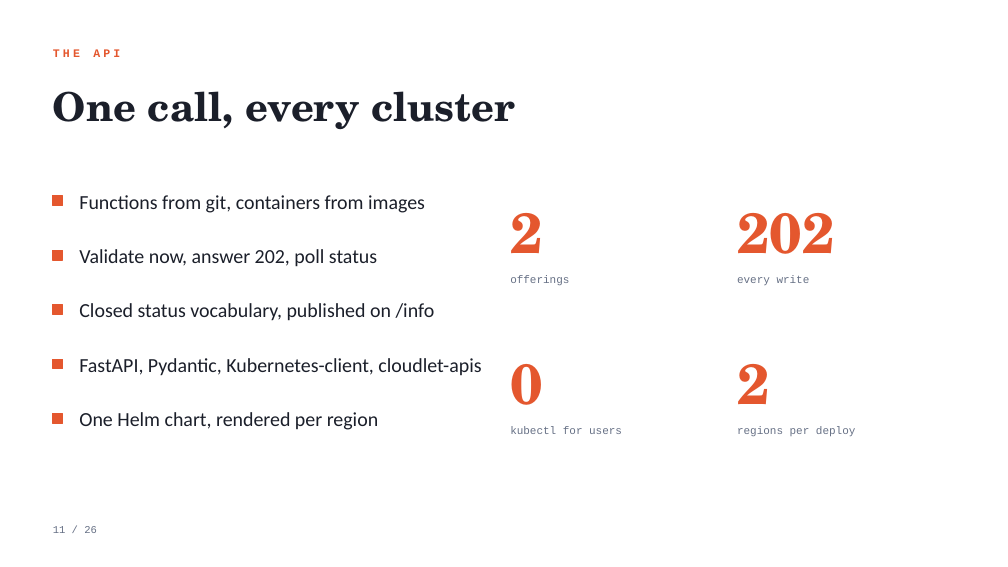
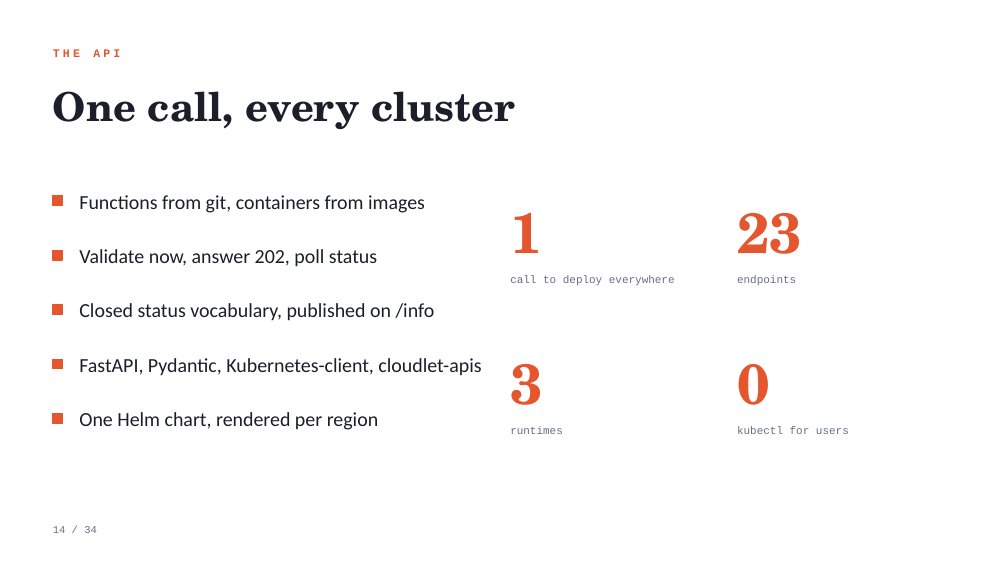
Before and after one commit to black-cloudlet/serverless, a slide deck: slide 14 of docs/presentation/serverless-platform.pptx (slide 11 before the commit). Drawn at 1008x567 pixels with LibreOffice and Linux fonts; fonts in the diff are those of the drawing. Boxes give left, top, right and bottom in pixels: in the first picture for what was removed or moved away, otherwise in the second. Text is boxed around its words. In the diff, an @@ line names an element or a change of style, - is before the commit and + after.

```diff
--- a/docs/presentation/serverless-platform.pptx
+++ b/docs/presentation/serverless-platform.pptx
@@ text at bbox=[510, 213, 543, 253]: text changed @@
-2
+1
@@ text at bbox=[737, 213, 802, 254]: text changed @@
-202
+23
@@ text at bbox=[510, 276, 675, 286]: text changed @@
-offerings
+call to deploy everywhere
@@ text at bbox=[737, 276, 796, 285]: text changed @@
-every write
+endpoints
@@ text at bbox=[510, 364, 543, 405]: text changed @@
-0
+3
@@ text at bbox=[737, 364, 770, 405]: text changed @@
-2
+0
@@ text at bbox=[510, 427, 563, 434]: text changed @@
-kubectl for users
+runtimes
@@ text at bbox=[737, 427, 849, 434]: text changed @@
-regions per deploy
+kubectl for users
@@ text at bbox=[53, 526, 97, 533]: text changed @@
-11 / 26
+14 / 34
```
Also in this commit, not shown: 22 other slides changed, 10 slides added, 2 slides removed, 6 other files.
